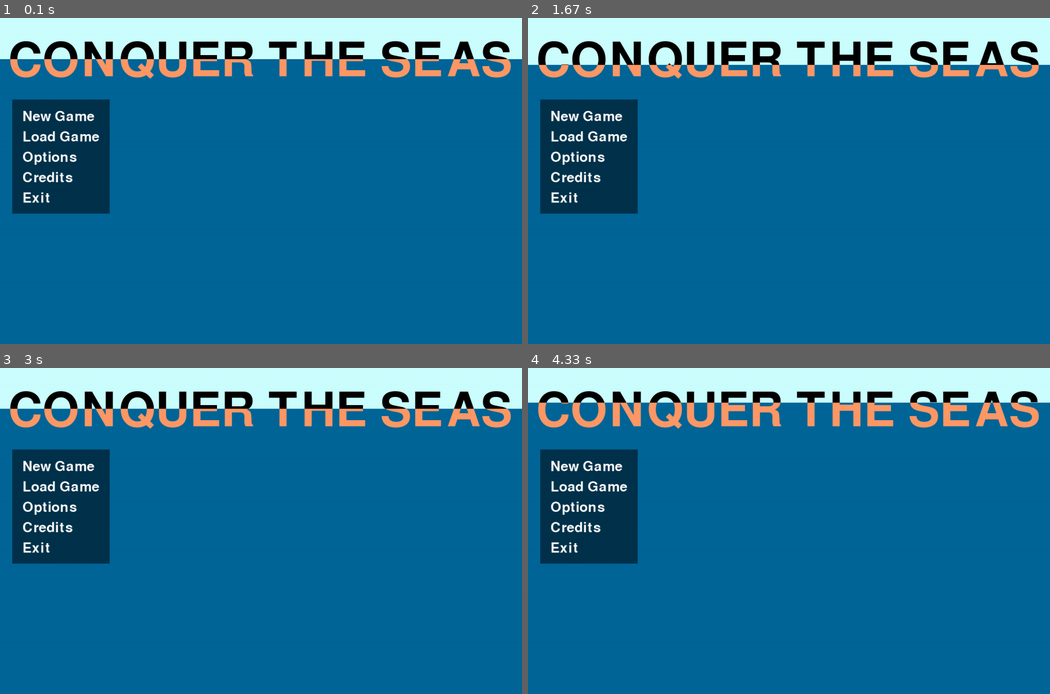
Above: before the commit, frames 1-4 (two rows, left to right).
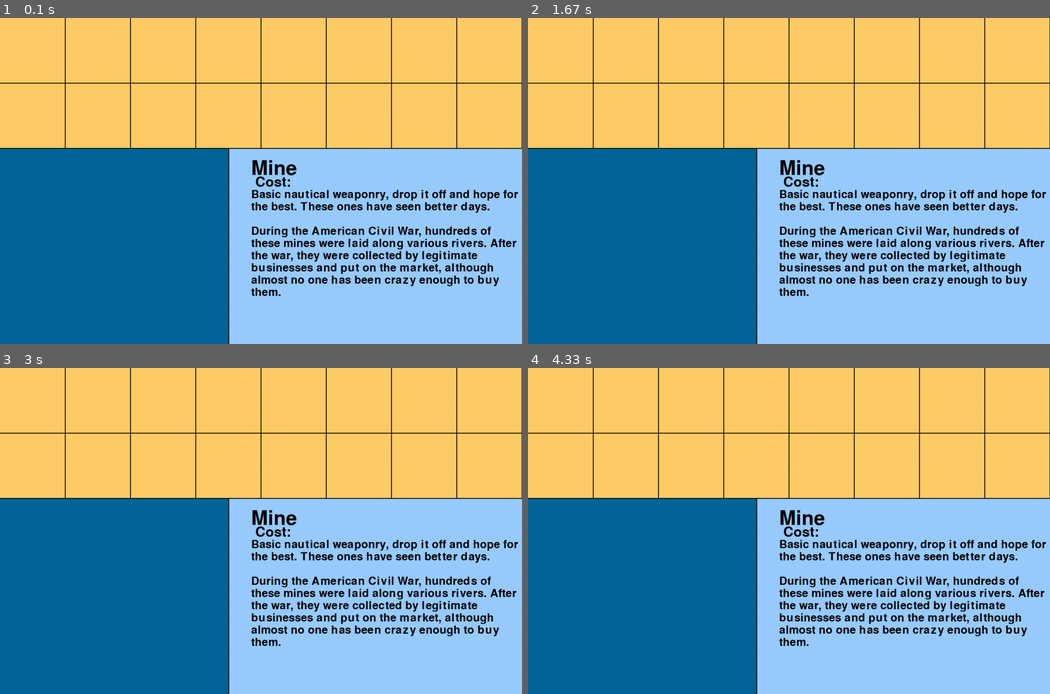
Above: after the commit, the same moments.

Repository: dannenberg/LIFDOFF
Game: pygame game, started from examples/GunJumper/src/main.py
The game is run twice, just before and just after one commit, with the same random seed, the same clock (stepped at 60 frames per second) and the same inputs. The source is Python 2; it was converted automatically to run under Python 3.
Inputs (mouse positions are in pixels of both pictures, inside the frame that each line leads up to):
- Up to frame 1 (0.1 s): no input
- Up to frame 2 (1.67 s): click (789, 181) at 0.38 s
- Up to frame 3 (3 s): no input
- Up to frame 4 (4.33 s): no input

The runs differ from the first frame. In frame 1, 78% of the frame differs, in the area x 0-100%, y 0-100%; in frame 2, 78%; in frame 3, 78%; in frame 4, 78%.

Commit message:
Shop screen, and apparently you can get font.size without font.render.get_width

Diff:
--- a/examples/GunJumper/small_todos.txt
+++ /dev/null
@@ -1,5 +0,0 @@
-If you're bored and looking for something to add to this fix deez things.
-=============
-- Screen transitions are HI-LARIOUSLY bad. Fix dat.
-- Imports from different directories so that it's not a file-dump.
-- Fix the hitboxes on the clicks because they're ALMOST right?
--- a/examples/GunJumper/src/main.py
+++ b/examples/GunJumper/src/main.py
@@ -6,32 +6,25 @@
 from introscreen import *
 from mainscreen import *
 from creditsscreen import *
+from shopscreen import *
 
 pygame.init()
 
 size=(1280,800)
 screen=pygame.display.set_mode(size)
-# don't put things like "black" in here.
-# if something is black, name it after the something
-color= {"water"     :(0x00,0x66,0x99),\
-        "bg"        :(0x33,0x33,0x33),\
-        "highlight" :(0xCC,0xCC,0x00),\
-        "lines"     :(0x00,0x00,0x00),\
-        "sky"       :(0xCC,0xFF,0xFF),\
-        "sand"      :(0xFF,0xCC,0x66),\
-        "attackbut" :(0xCC,0xCC,0xCC)}
 
 screens = {"intro":IntroMovie(),
            "game": GameScreen(),
            "main": MainScreen(),
-           "credits":CreditsScreen()}
+           "credits":CreditsScreen(),
+           "shop":ShopScreen()}
 
 pygame.display.set_caption("LIFDOFF")
 
 done=False
 clock = pygame.time.Clock()
 
-mainscreen = screens["main"]
+mainscreen = screens["shop"]
 
 while not done:
     clock.tick(60)
--- a/examples/GunJumper/src/mainscreen.py
+++ b/examples/GunJumper/src/mainscreen.py
@@ -18,7 +18,7 @@
         self.options = ["New Game", "Load Game", "Options", "Credits", "Exit"] # menu options
         self.submenuoptions = None
         self.submenu = 0
-        self.maxwid = max([self.smallerfont.render(x, True, Screen.color["white"]).get_width() for x in self.options])
+        self.maxwid = max([self.smallerfont.size(x)[0] for x in self.options])
 
         def over(setbit):
             def anon(scr, mpos): #picks new location for gotobox
@@ -136,4 +136,4 @@
         return hold
 
     def maxwidth(self, optionlist):
-        return max([self.smallerfont.render(x, True, Screen.color["white"]).get_width() for x in optionlist])
+        return max([self.smallerfont.size(x)[0] for x in optionlist])
--- a/examples/GunJumper/src/screen.py
+++ b/examples/GunJumper/src/screen.py
@@ -14,7 +14,8 @@
             "lines"     :(0x00, 0x00, 0x00),
             "sky"       :(0xCC, 0xFF, 0xFF),
             "sand"      :(0xFF, 0xCC, 0x66),
-            "attackbut" :(0xCC, 0xCC, 0xCC)}
+            "attackbut" :(0xCC, 0xCC, 0xCC),
+            "shopbg"    :(0x99, 0xCC, 0xFF)}
 
     def __init__(self):
         self.size = (1280, 800)
--- /dev/null
+++ b/examples/GunJumper/src/shopscreen.py
@@ -0,0 +1,54 @@
+import pygame
+from screen import Screen
+from mousehitbox import MouseHitboxes
+
+class ShopScreen(Screen):
+    def __init__(self):
+        Screen.__init__(self)
+        self.prices_and_values = [{"name":"Mine","desc":"Basic nautical weaponry, drop it off and hope for the best. These ones have seen better days.","flav":"During the American Civil War, hundreds of these mines were laid along various rivers. After the war, they were collected by legitimate businesses and put on the market, although almost no one has been crazy enough to buy them."},
+                                  {"name":"Angry Fish","desc":"This angry fish will start moving slowly, but will charge forward when it sees an enemy ship.","flav":"Angry Fish were created by mad scientists, in order to stop those who would oppose them. Unfortunately, mad scientists do not have any allies, so Angry Fish have been conditioned to attack all ships."},
+                                  {"name":"Squiddle","desc":"Beware of this tanglebuddy's entangling tentacles!","flav":"Squiddles are the My Little Pony of the sea. They spread their joy and love to all that they see, whether they like it or not."},
+                                  {"name":"Pufferfish","desc":"The pufferfish will expand and contract its pointy quills. Timing is key!","flav":"Under normal circumstances, the puffer fish will puff out its spines when it is frightened or threatened. So let's just say that just offscreen there's something really scary that shows up every so often."},
+                                  {"name":"Live Mine","desc":"Basic nautical weaponry, drop it off and watch it go!","flav":""},
+                                  {"name":"Cthulhu","desc":"The Deep One. Walks slowly across the screen, but decimates everything in its path.","flav":"Did you know you could buy Cthulhus? Seriously. You can just go to the store and be like \"Hey do you have any Cthulhus for sale?\" and they'd be all \"Oh yeah of course we can't get rid of the damn (ha ha) things!\""}]
+        self.index = 0
+
+    def display(self, scr):
+        Screen.display(self, scr)
+        scr.fill(Screen.color["shopbg"])
+        pygame.draw.rect(scr, Screen.color["sand"], (0,0,1280,320))
+        pygame.draw.rect(scr, Screen.color["water"], (0,320,560,480))
+        for x in xrange(-1,321,160):
+            pygame.draw.line(scr, Screen.color["black"], (0,x),(1280,x),2)
+        for x in xrange(-1,1281,160):
+            pygame.draw.line(scr, Screen.color["black"], (x,0),(x,320),2)
+        pygame.draw.line(scr, Screen.color["black"], (560,320),(560,800),2)
+
+        font = pygame.font.Font(None, 72)
+        text = font.render(self.prices_and_values[self.index]["name"], True, Screen.color["black"])
+        scr.blit(text, (616,345))
+
+        font2 = pygame.font.Font(None, 50)
+        text = font2.render("Cost: ",True,Screen.color["black"])
+        scr.blit(text, (626,386))
+        text = font2.render("Next upgrade: ", True, Screen.color["black"])
+
+        font3 = pygame.font.Font(None, 40)
+
+        textwidth = 664
+        textlist = [""]
+        for x in self.prices_and_values[self.index]["desc"].split(" "):
+            if font3.size(textlist[-1]+" "+x)[0] > textwidth:
+                textlist.append("")
+            textlist[-1] += x+" "
+
+        textlist.append("")
+        textlist.append("")
+        for x in self.prices_and_values[self.index]["flav"].split(" "):
+            if font3.size(textlist[-1]+" "+x)[0] > textwidth:
+                textlist.append("")
+            textlist[-1] += x+" "
+
+        for i,x in enumerate(textlist):
+            text = font3.render(x, True, Screen.color["black"])
+            scr.blit(text, (616, 420+i*30))
Not shown, added: examples/GunJumper/todos.txt
